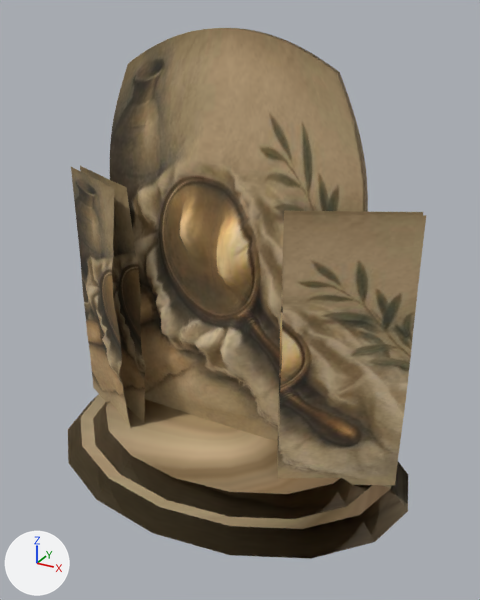
Two versions of the glTF model assets/models/scenes/treasure-in-clay-jars-18.glb, one commit apart.
Both versions are drawn from a 50 mm lens placed at (2.09, -3.64, 3.1), pointed at (0.11, -0.04, 1.3). Lighting does not change. The marker at lower left points along +X, +Y and +Z. The older version comes first.

The first picture shows 'PaintingSculptureMonument'.
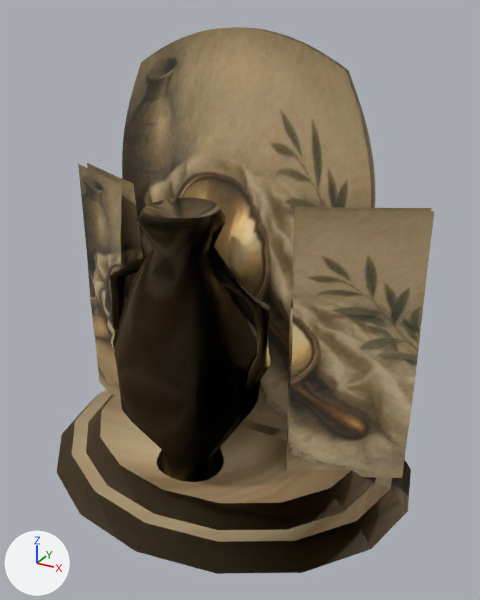
Pixel boxes [x1, y1, x2, y2] of what changed, in the pictures (480 x 600 px; the box of a moved part takes in the faces that stretch with it):
'PaintingSculptureMonument', reshaped
    before: [68, 28, 426, 559]
    after: [57, 27, 434, 574]
part 1 of me_paintingsculpturemesh, rebuilt
    before: [110, 28, 368, 442]
    after: [122, 27, 375, 432]
part 2 of me_paintingsculpturemesh, rebuilt (mostly hidden before)
    before: [277, 211, 423, 468]
    after: [287, 211, 434, 478]
part 3 of me_paintingsculpturemesh, rebuilt
    before: [71, 167, 130, 426]
    after: [87, 163, 143, 303]
part 4 of me_paintingsculpturemesh, rebuilt (mostly hidden afterwards)
    before: [278, 215, 426, 485]
    after: [286, 207, 432, 461]
part 5 of me_paintingsculpturemesh, added
    after: [113, 198, 261, 482]
part 6 of me_paintingsculpturemesh, added
    after: [110, 255, 148, 332]
part 7 of me_paintingsculpturemesh, added
    after: [215, 267, 271, 392]
part 8 of me_paintingsculpturemesh, moved or reshaped
    before: [68, 166, 408, 559]
    after: [57, 164, 411, 574]

The change, as a diff of the scene's bpy script:
```diff
--- a/assets/models/scenes/treasure-in-clay-jars-18.glb.py
+++ b/assets/models/scenes/treasure-in-clay-jars-18.glb.py
@@ me_paintingsculpturemesh @@
 # used by ob_paintingsculpturemonument; location = (0.0, 0.0, 0.0)
-me_paintingsculpturemesh.from_pydata(...)  # 4470 vertices, 8612 faces; spans x -1.38..1.38, y -0.99..0.99, z 0.0..2.99
+me_paintingsculpturemesh.from_pydata(...)  # 4034 vertices, 7716 faces; spans x -1.38..1.38, y -1.17..1.17, z 0.0..2.99
+# me_paintingsculpturemesh part 1: the loose piece of 3168 vertices spanning x -1.01..1.01, y -0.34..0.23, z 0.22..2.99 is rebuilt with 2856 vertices and now spans x -1.01..1.01, y -0.18..0.36, z 0.22..2.99
+# me_paintingsculpturemesh part 2: the loose piece of 308 vertices spanning x 0.51..1.25, y -0.32..0.04, z 0.2..2.05 is rebuilt with 216 vertices and now spans x 0.62..1.31, y -0.42..0.07, z 0.2..2.05
+# me_paintingsculpturemesh part 3: the loose piece of 308 vertices spanning x -1.29..-0.59, y -0.47..-0.03, z 0.2..2.05 is rebuilt with 216 vertices and now spans x -1.27..-0.55, y -0.22..0.14, z 0.2..2.05
+# me_paintingsculpturemesh part 4: the loose piece of 308 vertices spanning x 0.6..1.29, y -0.52..-0.03, z 0.2..2.05 is rebuilt with 216 vertices and now spans x 0.53..1.27, y -0.22..0.14, z 0.2..2.05
+# me_paintingsculpturemesh part 5: a new loose piece of 180 vertices spanning x -0.49..0.47, y -1.02..-0.06, z 0.24..2.04, in mat_painterlysculpturematerial (picture img_image_0)
+# me_paintingsculpturemesh part 6: a new loose piece of 32 vertices spanning x -0.58..-0.2, y -0.57..-0.47, z 0.94..1.72, in mat_painterlysculpturematerial (picture img_image_0)
+# me_paintingsculpturemesh part 7: a new loose piece of 32 vertices spanning x 0.2..0.58, y -0.57..-0.47, z 0.94..1.72, in mat_painterlysculpturematerial (picture img_image_0)
+# me_paintingsculpturemesh part 8: 363 vertices removed from x -1.27..1.27, y -0.99..0.99, z 0.0..2.05; 271 vertices added at x -1.31..1.27, y -1.17..1.17, z 0.0..2.05
 me_paintingsculpturemesh.materials.append(mat_painterlysculpturematerial)
```
